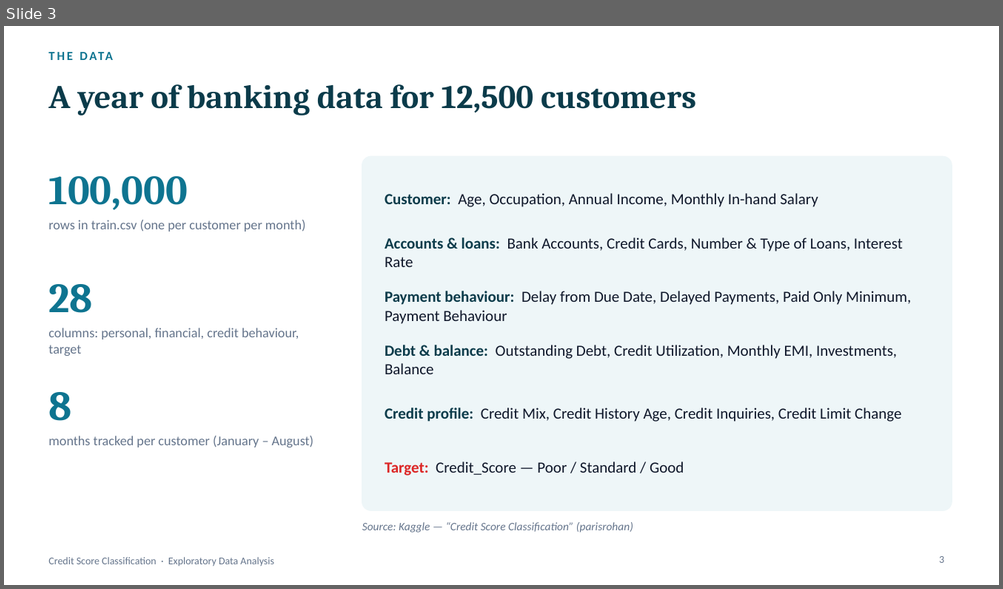
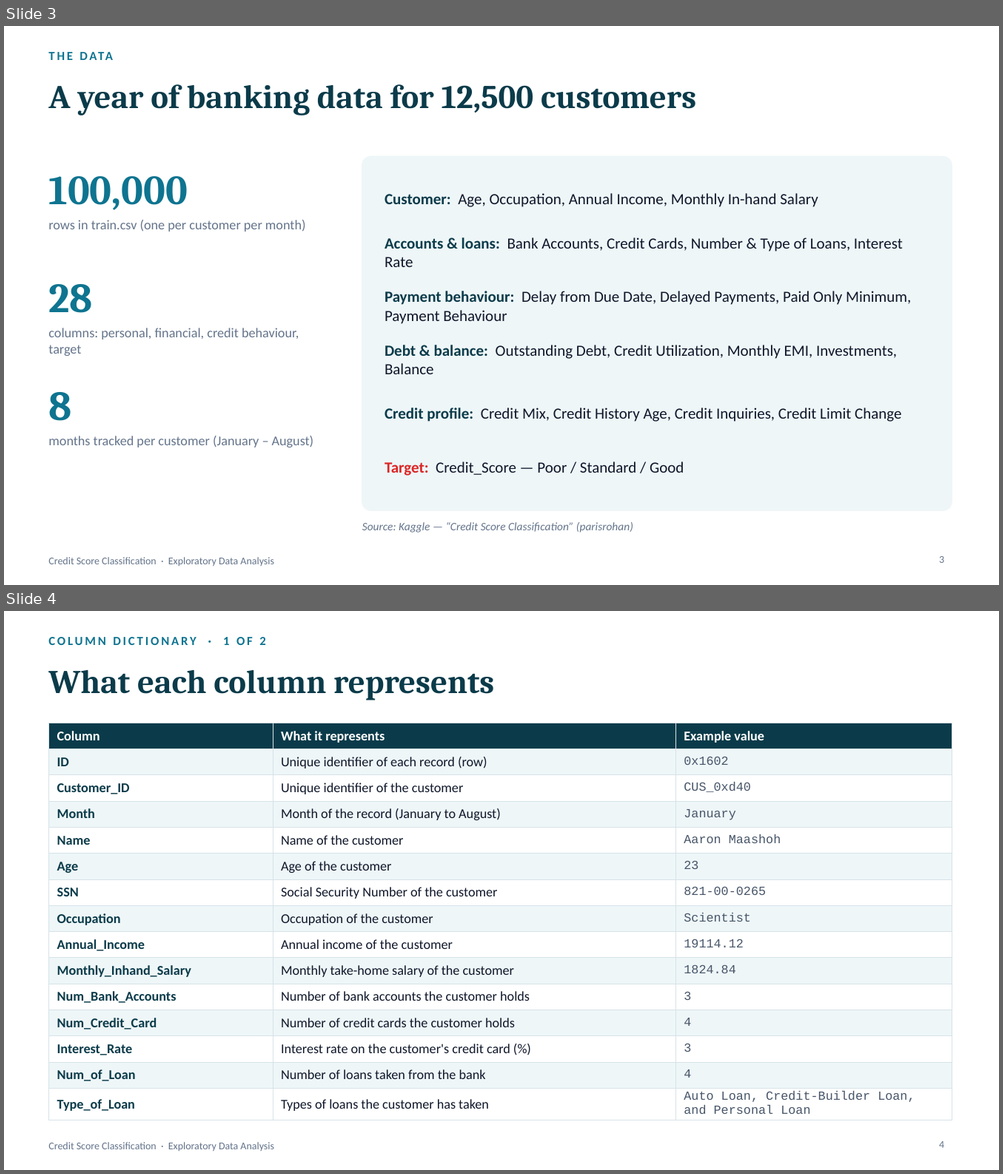
Before and after one commit to Marcellino-Ashraf/Credit-Score-Classification---EDA-and-streamlit, a slide deck: Credit Score Classification - Presentation.pptx. Shown one above the other, each under a label of ours: slide 3 before the commit, slides 3 and 4 after it. The pictures are 1003x589 and 1003x1174 pixels, drawn with LibreOffice and Linux fonts; fonts in the diff are those of the drawing. Boxes give left, top, right and bottom in pixels: in the first picture for what was removed or moved away, otherwise in the second. Text is boxed around its words. In the diff, an @@ line names an element or a change of style, - is before the commit and + after.

Commit message:
Added the columns descriptions to the presentation

```diff
--- a/Credit Score Classification - Presentation.pptx
+++ b/Credit Score Classification - Presentation.pptx
@@ slide 4 added at (4,611,999,1170), background #FFFFFF; not listed: 1 template element that a slide beside it also shows @@
@@ text added at (48,637,265,645), 12 pt, text #0E7490, bold @@
+COLUMN DICTIONARY · 1 OF 2
@@ title added at (48,669,494,701), 32 pt, text #0B3B4A, bold @@
+What each column represents
@@ table added at (48,723,951,1117), 15 rows, 3 columns @@
+Column | What it represents | Example value
+ID | Unique identifier of each record (row) | 0x1602
+Customer_ID | Unique identifier of the customer | CUS_0xd40
+Month | Month of the record (January to August) | January
+Name | Name of the customer | Aaron Maashoh
+Age | Age of the customer | 23
+SSN | Social Security Number of the customer | 821-00-0265
+Occupation | Occupation of the customer | Scientist
+Annual_Income | Annual income of the customer | 19114.12
+Monthly_Inhand_Salary | Monthly take-home salary of the customer | 1824.84
+Num_Bank_Accounts | Number of bank accounts the customer holds | 3
+Num_Credit_Card | Number of credit cards the customer holds | 4
+Interest_Rate | Interest rate on the customer's credit card (%) | 3
+Num_of_Loan | Number of loans taken from the bank | 4
+Type_of_Loan | Types of loans the customer has taken | Auto Loan, Credit-Builder Loan, and Personal Loan
@@ page number added at (939,1142,944,1148), 10 pt, text #64748B @@
+4
```
Also in this commit, not shown: 2 slides changed, 2 other slides added.
